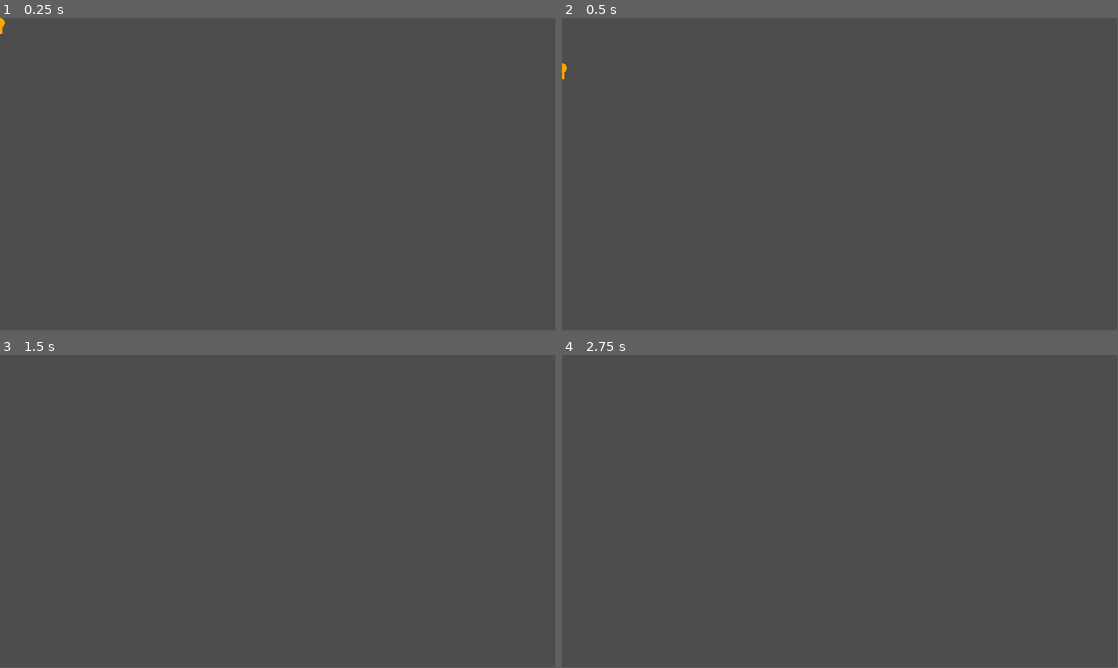
Above: before the commit, frames 1-4 (two rows, left to right).
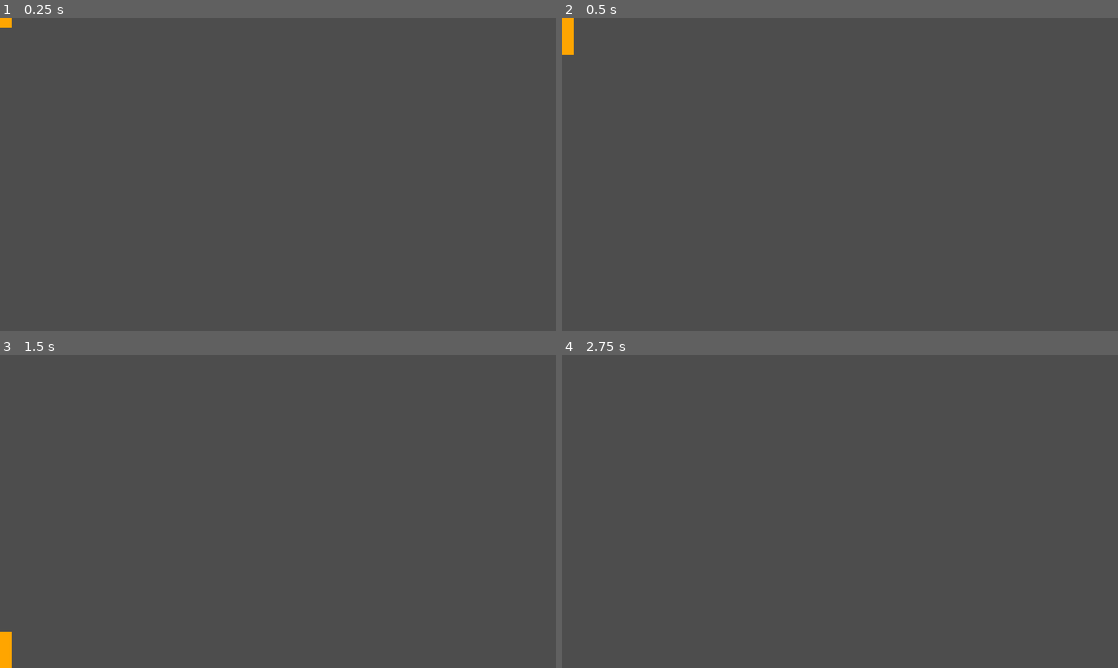
Above: after the commit, the same moments.

Repository: the-g-force/GGJ24
Game: Godot game, scene res://player/player.tscn
Two runs of this game, one before a commit and one after it. Both use one fixed random seed, a clock stepped at 60 frames per second and the inputs below. This scene is started directly instead of the project's main scene.
Inputs:
- Up to frame 1 (0.25 s): no input
- Up to frame 2 (0.5 s): no input
- Up to frame 3 (1.5 s): no input
- Up to frame 4 (2.75 s): tap Enter at 2 s
In our replay, the window is 799x449 before the commit and 800x450 after it. These sizes can differ from the game's own. Grey fills any space a smaller window leaves; there, only what the larger window draws over its background counts as a difference.

The runs differ from the first frame. In frame 1, less than 0.1% of the frame differs, in the area x 0-3%, y 0-6%; in frame 2, 0.3%, in the area x 0-3%, y 0-20%; in frame 3, 0.2%; in frame 4, only the window size differs.

Commit message:
Mock up size and jump height

Diff:
--- a/project/player/player.gd
+++ b/project/player/player.gd
@@ -2,7 +2,7 @@
 
 
 const SPEED = 300.0
-const JUMP_VELOCITY = -400.0
+const JUMP_VELOCITY = -800.0
 
 @export var shoot_cooldown_time := 0.5
 
@@ -51,5 +51,4 @@
 
 
 func _draw()->void:
-	draw_circle(Vector2(0, -22.5), 10, Color.ORANGE)
-	draw_rect(Rect2(Vector2(-5, -22.5), Vector2(10, 22.5)), Color.ORANGE)
+	draw_rect(Rect2(-40, -160, 80, 160), Color.ORANGE)
--- a/project/project.godot
+++ b/project/project.godot
@@ -14,3 +14,10 @@
 run/main_scene="res://world/world.tscn"
 config/features=PackedStringArray("4.2", "Forward Plus")
 config/icon="res://icon.svg"
+
+[display]
+
+window/size/viewport_width=1920
+window/size/viewport_height=1080
+window/stretch/mode="canvas_items"
+window/stretch/aspect="expand"
--- a/project/world/world.gd
+++ b/project/world/world.gd
@@ -14,4 +14,5 @@
 
 	var player := preload("res://player/player.tscn").instantiate()
 	add_child(player)
+	player.global_position = $SpawnPoint.global_position
 	player.id = id
--- a/project/world/world.tscn
+++ b/project/world/world.tscn
@@ -22,4 +22,7 @@
 [node name="TileMap" type="TileMap" parent="."]
 tile_set = SubResource("TileSet_qknjb")
 format = 2
-layer_0/tile_data = PackedInt32Array(393216, 0, 0, 393217, 0, 0, 393218, 0, 0, 393219, 0, 0, 393220, 0, 0, 393221, 0, 0, 393222, 0, 0, 393223, 0, 0, 393224, 0, 0, 393225, 0, 0, 393226, 0, 0, 393227, 0, 0, 393228, 0, 0, 393229, 0, 0, 393230, 0, 0)
+layer_0/tile_data = PackedInt32Array(786432, 0, 0, 786433, 0, 0, 786434, 0, 0, 786435, 0, 0, 786436, 0, 0, 786437, 0, 0, 786438, 0, 0, 786439, 0, 0, 786440, 0, 0, 786441, 0, 0, 786442, 0, 0, 786443, 0, 0, 786444, 0, 0, 786445, 0, 0, 786446, 0, 0, 786447, 0, 0, 786448, 0, 0, 786449, 0, 0, 786450, 0, 0, 786451, 0, 0, 786452, 0, 0, 786453, 0, 0, 786454, 0, 0, 786455, 0, 0, 0, 0, 0, 1, 0, 0, 2, 0, 0, 3, 0, 0, 4, 0, 0, 5, 0, 0, 6, 0, 0, 7, 0, 0, 8, 0, 0, 9, 0, 0, 10, 0, 0, 11, 0, 0, 12, 0, 0, 13, 0, 0, 14, 0, 0, 15, 0, 0, 16, 0, 0, 17, 0, 0, 18, 0, 0, 19, 0, 0, 20, 0, 0, 21, 0, 0, 22, 0, 0, 23, 0, 0, 262144, 0, 0, 524288, 0, 0, 524289, 0, 0, 524290, 0, 0, 262145, 0, 0, 262146, 0, 0, 262150, 0, 0, 262151, 0, 0, 262152, 0, 0, 524294, 0, 0, 524295, 0, 0, 524296, 0, 0)
+
+[node name="SpawnPoint" type="Marker2D" parent="."]
+position = Vector2(344, 890)
